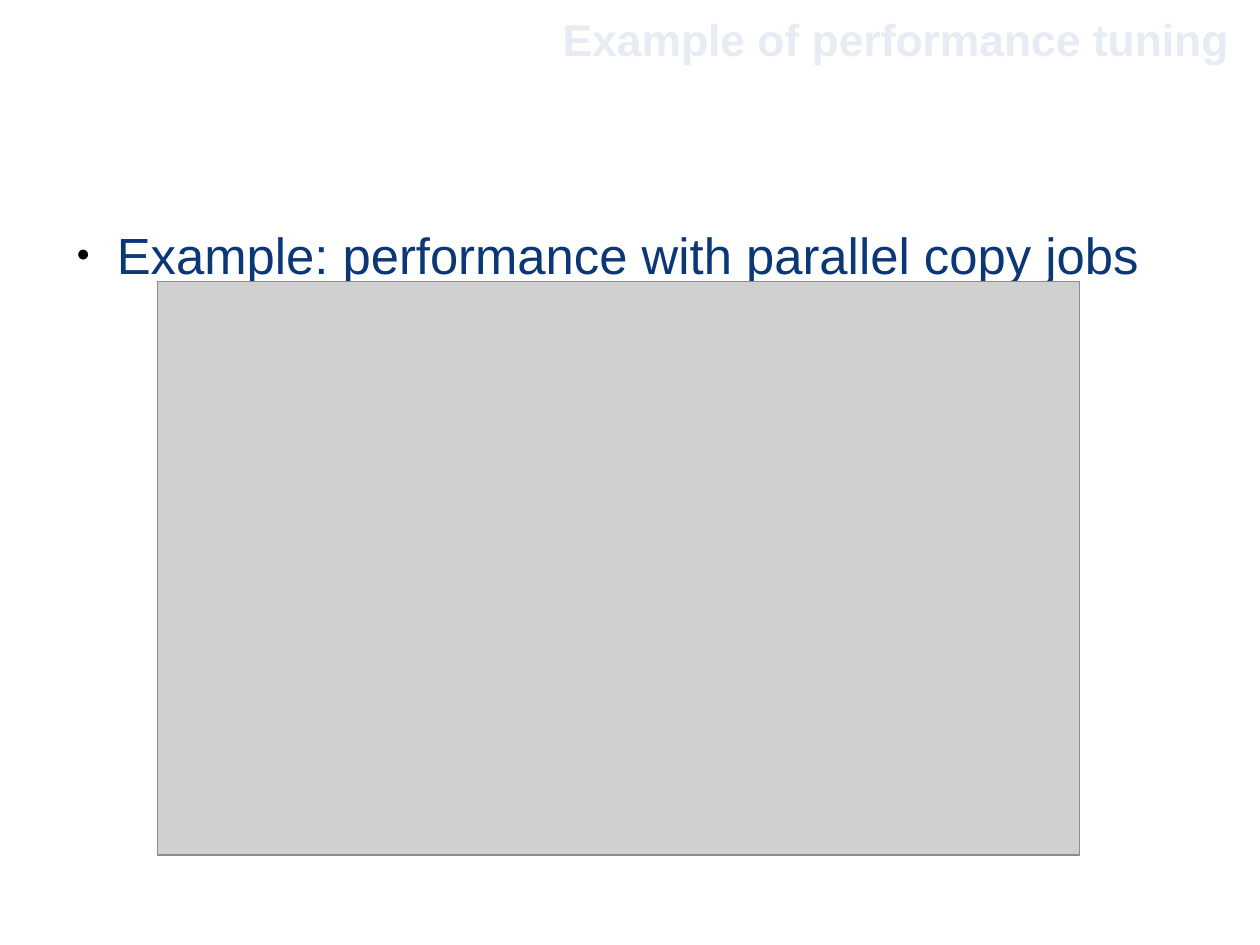
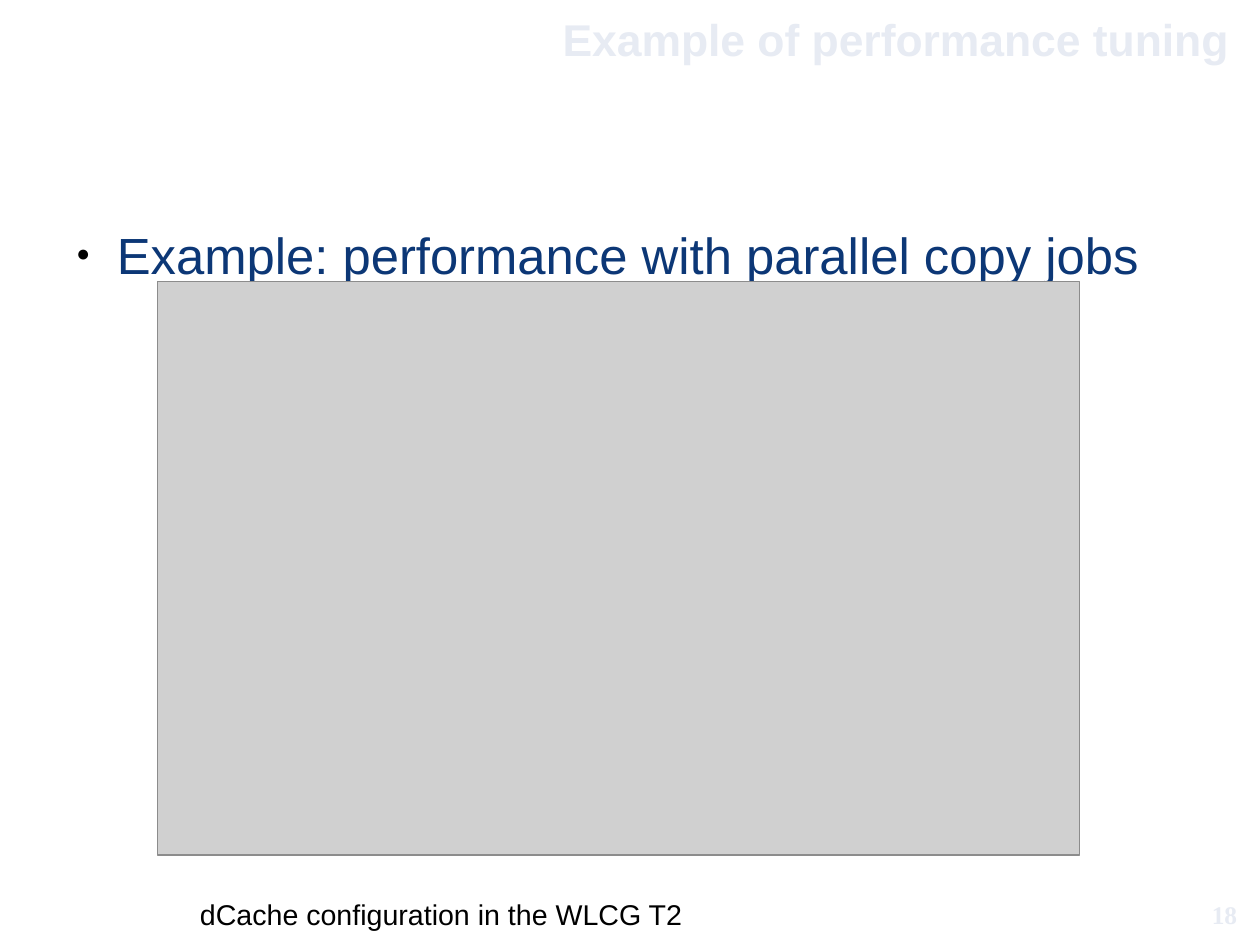
Before and after one commit to GenKawamura/GridKa2014-Material_ATLAS-T2_Example, a slide deck: slide 18 of dcache_wlcg_tier2_gridka.odp. Drawn at 1260x945 pixels with LibreOffice and Linux fonts; fonts in the diff are those of the drawing; grey boxes stand for pictures; background and template pictures are left out. Boxes give left, top, right and bottom in pixels: in the first picture for what was removed or moved away, otherwise in the second. Text is boxed around its words. In the diff, an @@ line names an element or a change of style, - is before the commit and + after.

```diff
--- a/dcache_wlcg_tier2_gridka.odp
+++ b/dcache_wlcg_tier2_gridka.odp
@@ page number added at (x1=1092, y1=887, x2=1237, y2=942), 16 pt, text #E7EBF3, bold @@
+18
@@ text added at (x1=200, y1=904, x2=682, y2=931), 18 pt, text #000000 @@
+dCache configuration in the WLCG T2
```
Also in this commit, not shown: 13 other slides changed, 5 slides added, 5 slides removed, 3 other files.
